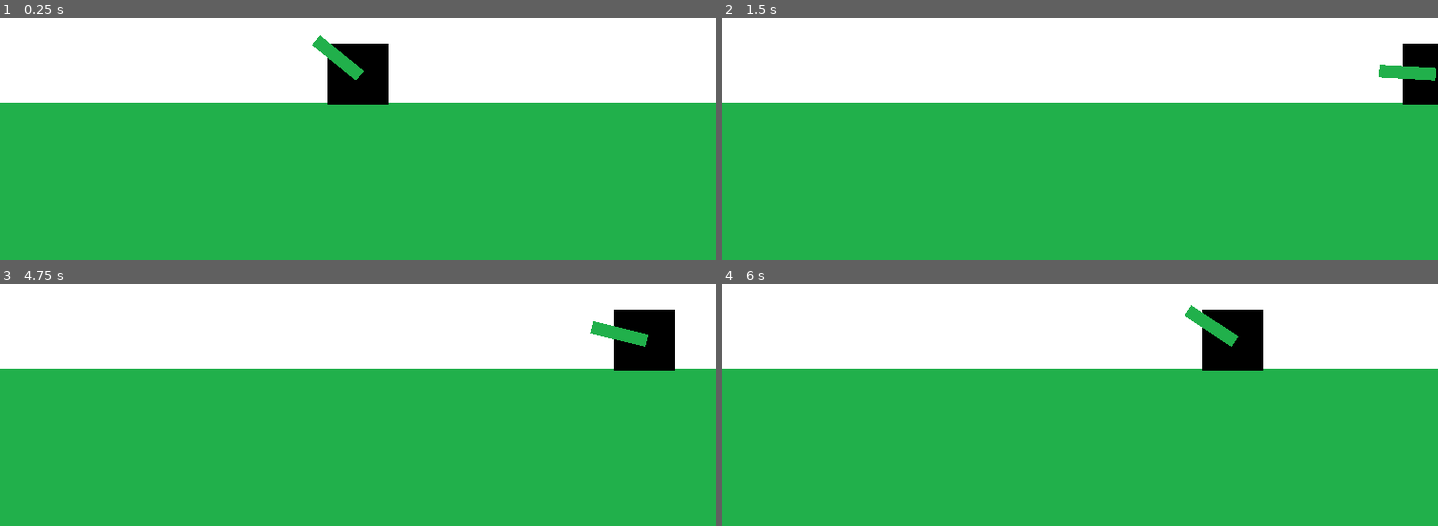
Above: before the commit, frames 1-4 (two rows, left to right).
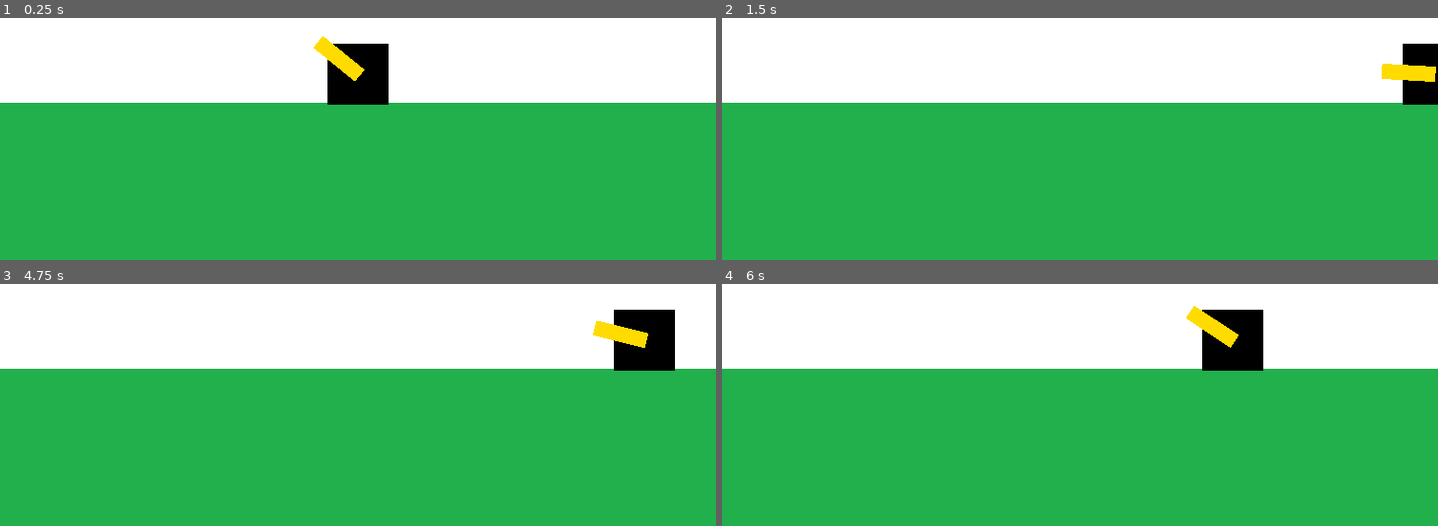
Above: after the commit, the same moments.

Repository: NahuelIglesias/Desafio2
Game: Godot game, scene res://scenes/first_world.tscn
The game is run twice, just before and just after one commit, with the same random seed, the same clock (stepped at 60 frames per second) and the same inputs.
Inputs (mouse positions are in pixels of both pictures, inside the frame that each line leads up to):
- Up to frame 1 (0.25 s): no input
- Up to frame 2 (1.5 s): tap Enter at 0.5 s; move the mouse to (outside the picture) at 0.52 s; hold D (mover_der) 0.53-1.28 s; move the mouse to (936, 44) at 1.27 s; hold A (mover_izq) from 1.28 s (still down); tap D (mover_der) at 1.35 s
- Up to frame 3 (4.75 s): move the mouse to (outside the picture) at 2.02 s; release A (mover_izq) at 2.03 s; hold D (mover_der) 2.03-2.78 s; move the mouse to (322, 383) at 2.77 s; tap D (mover_der) at 2.85, 4.35 s; tap Space at 3.5 s; move the mouse to (572, 359) at 3.52 s; hold D (mover_der) 3.53-4.28 s; hold A (mover_izq) from 3.53 s (still down); tap Enter at 4.25 s; move the mouse to (outside the picture) at 4.27 s
- Up to frame 4 (6 s): move the mouse to (1115, 288) at 5.02 s; hold D (mover_der) 5.03-5.78 s; tap Space at 5.75 s; move the mouse to (outside the picture) at 5.77 s; release A (mover_izq) at 5.78 s; tap D (mover_der) at 5.85 s

The runs differ from the first frame. In frame 1, 0.5% of the frame differs, in the area x 43-51%, y 7-26%; in frame 2, 0.5%; in frame 3, 0.5%; in frame 4, 0.5%.

Commit message:
Added extra player and enemy assets

Diff:
--- a/Desafio2/scenes/first_world.tscn
+++ b/Desafio2/scenes/first_world.tscn
@@ -1,10 +1,11 @@
-[gd_scene load_steps=6 format=2]
+[gd_scene load_steps=7 format=2]
 
 [ext_resource path="res://scripts/tank_player.gd" type="Script" id=1]
 [ext_resource path="res://resources/player.png" type="Texture" id=2]
 [ext_resource path="res://resources/background.png" type="Texture" id=3]
 [ext_resource path="res://resources/floor.png" type="Texture" id=4]
 [ext_resource path="res://scripts/tank_cannon.gd" type="Script" id=5]
+[ext_resource path="res://resources/player_cannon.png" type="Texture" id=6]
 
 [node name="world" type="Node2D"]
 
@@ -29,7 +30,7 @@
 script = ExtResource( 1 )
 
 [node name="tank_cannon" type="Sprite" parent="tank_player"]
-scale = Vector2( 0.9, 0.2 )
-texture = ExtResource( 4 )
-offset = Vector2( 30, 0 )
+scale = Vector2( 0.0514668, 0.0243531 )
+texture = ExtResource( 6 )
+offset = Vector2( 500, 0 )
 script = ExtResource( 5 )
Binary file added: Desafio2/resources/enemy_bullet.png
Not shown, added: Desafio2/resources/enemy_bullet.png.import
Binary file added: Desafio2/resources/enemy_turret.png
Not shown, added: Desafio2/resources/enemy_turret.png.import
Binary file added: Desafio2/resources/player_bullet.png
Not shown, added: Desafio2/resources/player_bullet.png.import
Binary file added: Desafio2/resources/player_cannon.png
Not shown, added: Desafio2/resources/player_cannon.png.import
